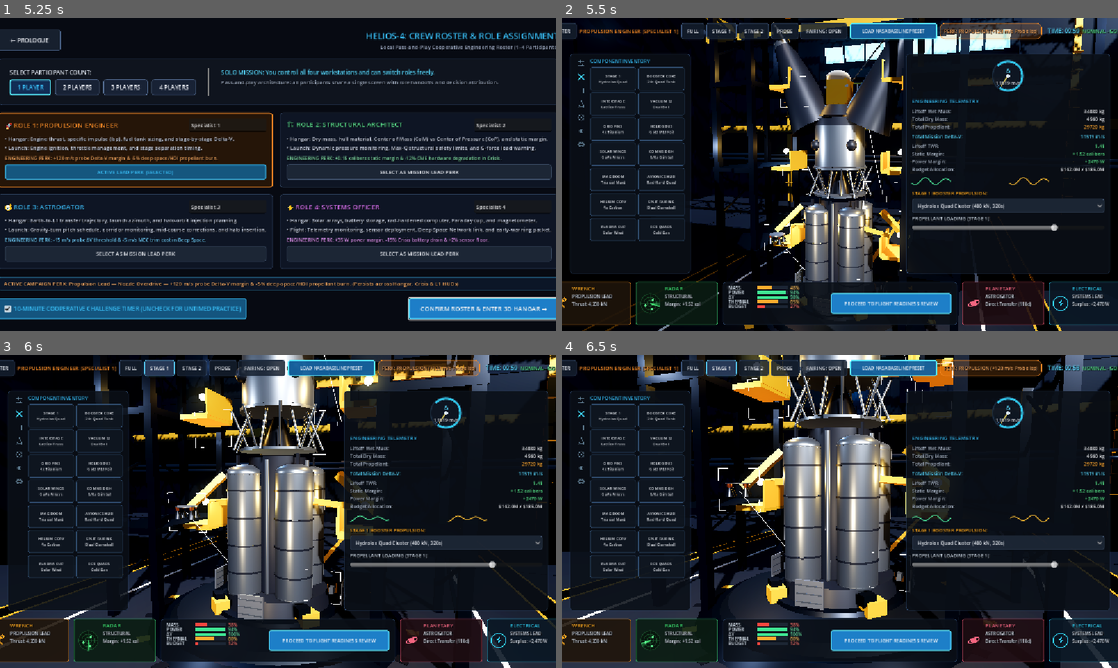
Above: before the commit, frames 1-4 (two rows, left to right).
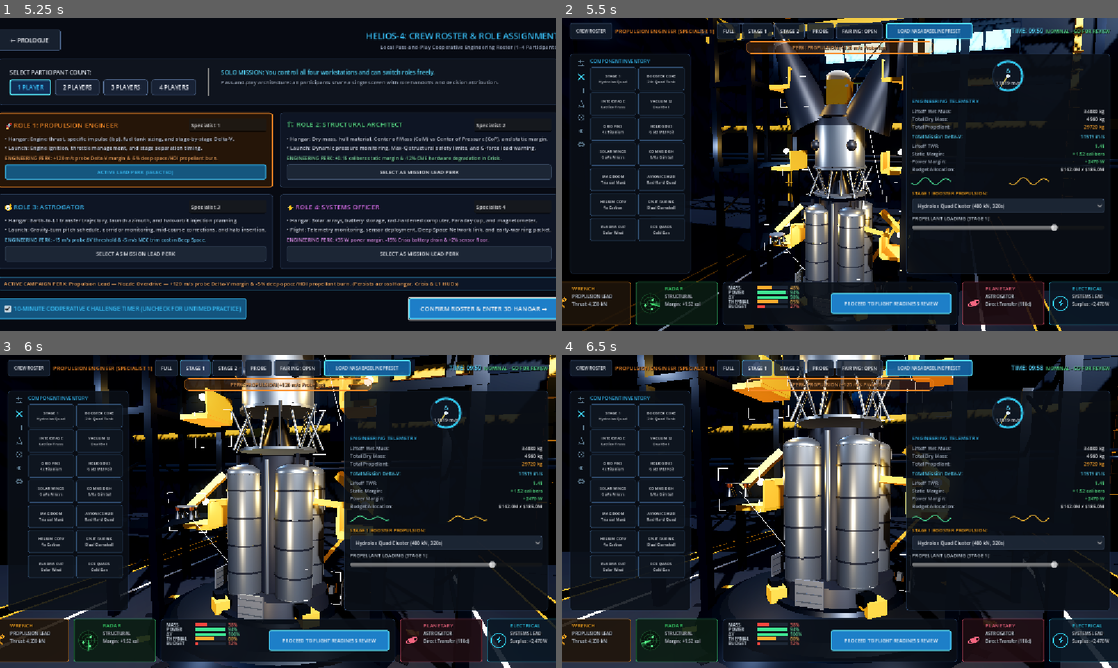
Above: after the commit, the same moments.

Repository: mohammedomarworks/margin-space-mission-game
Game: Godot game, scene res://margin/scenes/main_menu.tscn
The game is run twice, just before and just after one commit, with the same random seed, the same clock (stepped at 60 frames per second) and the same inputs.
Inputs (mouse positions are in pixels of both pictures, inside the frame that each line leads up to):
- Up to frame 1 (5.25 s): click "> 1. NEW CAMPAIGN (HELIOS-4)" at 0.5 s; click "DONKI REFERENCE CATALOGUE" at 1.25 s; click "ASSIGN 4-OFFICER TEAM →" at 2 s; click "✕" at 2.75 s; click "← MAIN MENU" at 3.5 s; click "> 1. NEW CAMPAIGN (HELIOS-4)" at 4.25 s; tap Enter at 5 s; move the mouse to (400, 158) at 5.02 s; hold Right (ui_right) from 5.03 s (still down); tap C at 5.1 s; click (400, 158) at 5.17 s
- Up to frame 2 (5.5 s): keep holding Right (ui_right); tap Space at 5.27 s
- Up to frame 3 (6 s): release Right (ui_right) at 5.75 s; click "STAGE 1" at 5.75 s
- Up to frame 4 (6.5 s): no input

Frame 1 is identical in both runs. In frame 2, 4.1% of the frame differs, in the area x 0-100%, y 1-12%; in frame 3, 4.2%; in frame 4, 4.3%.

Commit message:
fix(helios4): refine Hangar perk badge and Launch banner layout spacing

Diff:
--- a/margin/scripts/helios4_hangar_controller.gd
+++ b/margin/scripts/helios4_hangar_controller.gd
@@ -621,23 +621,25 @@
 		rocket_3d.animate_part_pulse(subsystem_id)
 
 func _setup_team_perk_badge() -> void:
-	var top_bar := find_child("TopBar", true, false) as HBoxContainer
-	if not top_bar:
-		return
-	if top_bar.has_node("TeamPerkBadgePanel"):
+	var root_ui := find_child("RootUI", true, false) as Control
+	if not root_ui or root_ui.has_node("TeamPerkBadgePanel"):
 		return
 	var perk := Helios4CampaignData.get_active_team_perk()
 	var panel := PanelContainer.new()
 	panel.name = "TeamPerkBadgePanel"
 	panel.mouse_filter = Control.MOUSE_FILTER_IGNORE
+	panel.set_anchors_preset(Control.PRESET_CENTER_TOP)
+	panel.offset_left = -195.0
+	panel.offset_top = 48.0
+	panel.offset_right = 195.0
+	panel.offset_bottom = 74.0
+	panel.grow_horizontal = Control.GROW_DIRECTION_BOTH
 	var col: Color = perk.get("color", Color(0.25, 0.78, 1.0))
 	panel.add_theme_stylebox_override("panel", MarginTheme.create_pill_style(col))
 	var lbl := MarginTheme.build_perk_badge_label(perk)
+	lbl.horizontal_alignment = HORIZONTAL_ALIGNMENT_CENTER
 	panel.add_child(lbl)
-	top_bar.add_child(panel)
-	var spacer := top_bar.get_node_or_null("Spacer")
-	if spacer:
-		top_bar.move_child(panel, spacer.get_index())
+	root_ui.add_child(panel)
 
 func _update_camera_transform() -> void:
 	if not orbit_cam:
--- a/margin/scripts/helios4_launch_controller.gd
+++ b/margin/scripts/helios4_launch_controller.gd
@@ -1199,9 +1199,9 @@
 	_callout_banner_panel.visible = false
 	_callout_banner_panel.set_anchors_preset(Control.PRESET_CENTER_TOP)
 	_callout_banner_panel.offset_left = -310.0
-	_callout_banner_panel.offset_top = 86.0
+	_callout_banner_panel.offset_top = 168.0
 	_callout_banner_panel.offset_right = 310.0
-	_callout_banner_panel.offset_bottom = 122.0
+	_callout_banner_panel.offset_bottom = 202.0
 	_callout_banner_panel.grow_horizontal = Control.GROW_DIRECTION_BOTH
 	var style := StyleBoxFlat.new()
 	style.bg_color = Color(0.03, 0.06, 0.12, 0.92)
Not shown, changed: build/helios4_test/index.pck
Not shown, changed: build/web/index.pck
